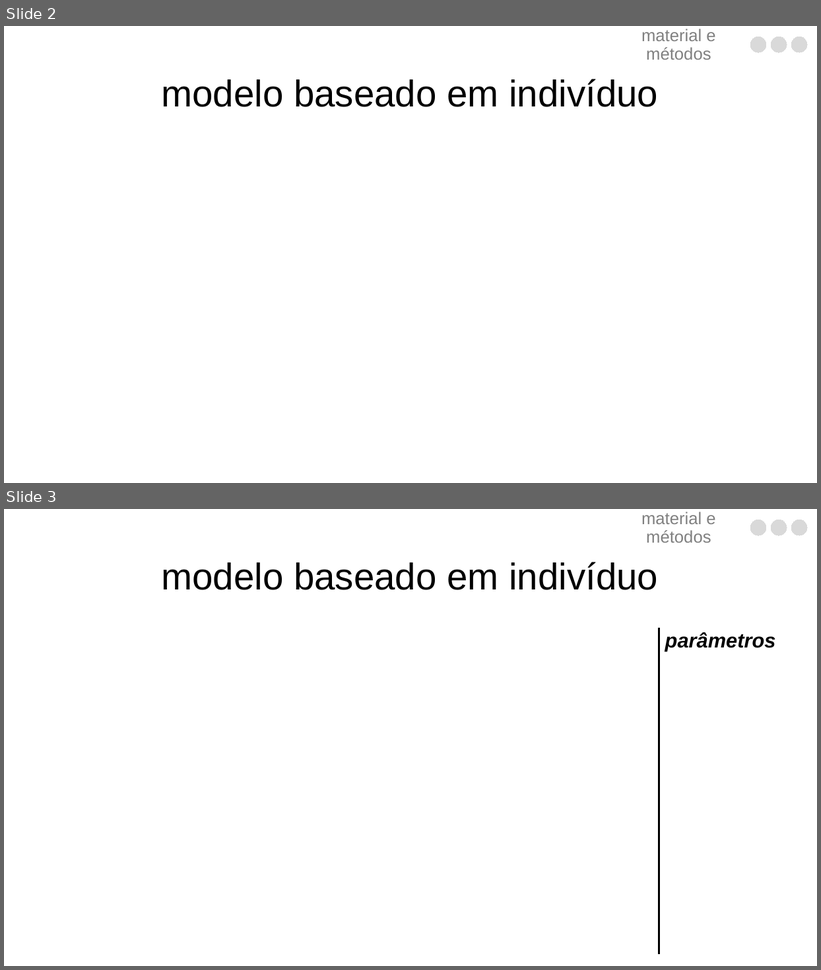
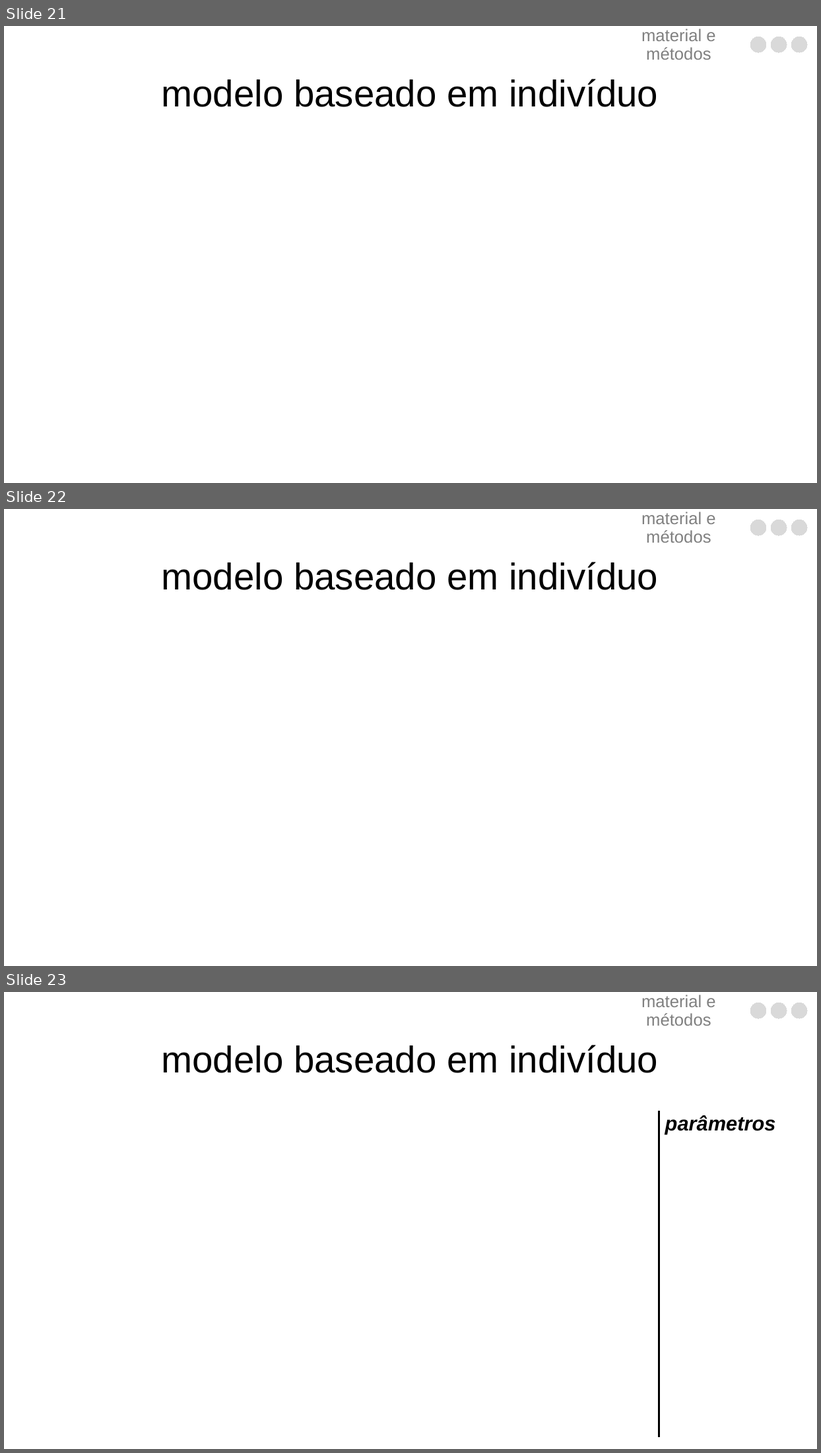
Before and after one commit to luisanovara/dissertacao, a slide deck: DEFESA.pptx. Shown one above the other, each under a label of ours: slides 2 and 3 before the commit, slides 21, 22 and 23 after it. The pictures are 821x970 and 821x1453 pixels, drawn with LibreOffice and Linux fonts; fonts in the diff are those of the drawing. Boxes give left, top, right and bottom in pixels: in the first picture for what was removed or moved away, otherwise in the second. Text is boxed around its words. In the diff, an @@ line names an element or a change of style, - is before the commit and + after.

```diff
--- a/DEFESA.pptx
+++ b/DEFESA.pptx
@@ slide 22 added at [4, 509, 817, 966], background #FFFFFF @@
@@ text added at [642, 512, 715, 543], 20 pt, text #808080 @@
+material e métodos
@@ freeform shape added at [750, 520, 766, 536], fill #D9D9D9, outline #D9D9D9 0 pt @@
@@ freeform shape added at [772, 520, 787, 536], fill #D9D9D9, outline #D9D9D9 0 pt @@
@@ freeform shape added at [791, 520, 807, 536], fill #D9D9D9, outline #D9D9D9 0 pt @@
@@ title added at [161, 562, 658, 590], 44 pt, text #000000 @@
+modelo baseado em indivíduo
@@ what was slide 2 is now slide 21 @@
@@ what was slide 3 is now slide 23 @@
```
Also in this commit, not shown: 1 slide changed, 19 other slides added.
